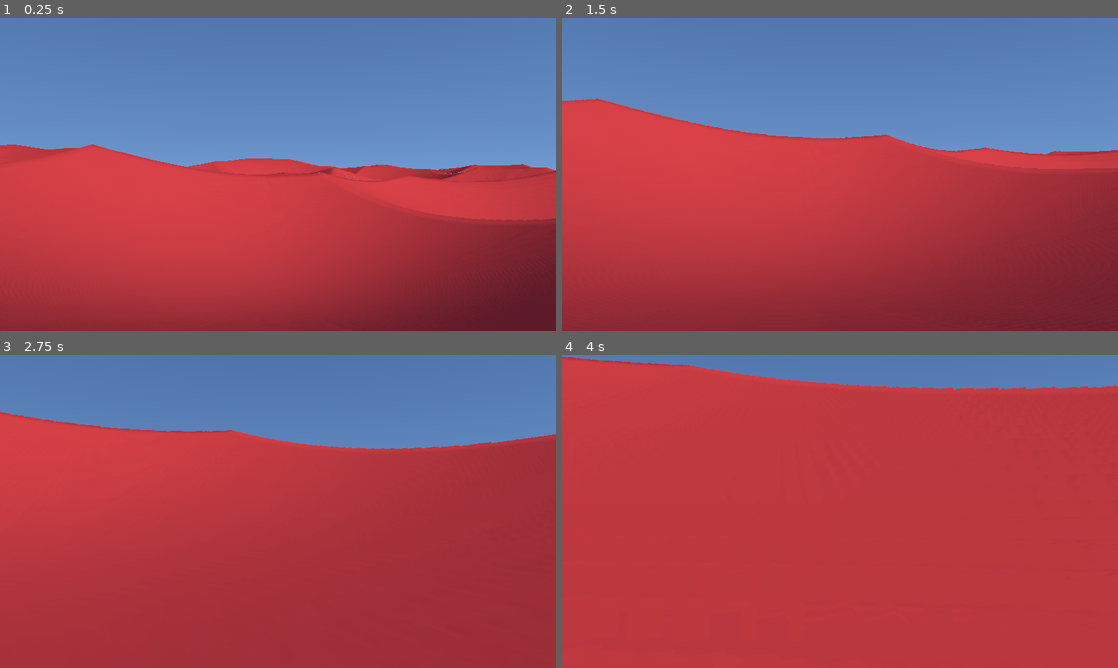
Above: before the commit, frames 1-4 (two rows, left to right).
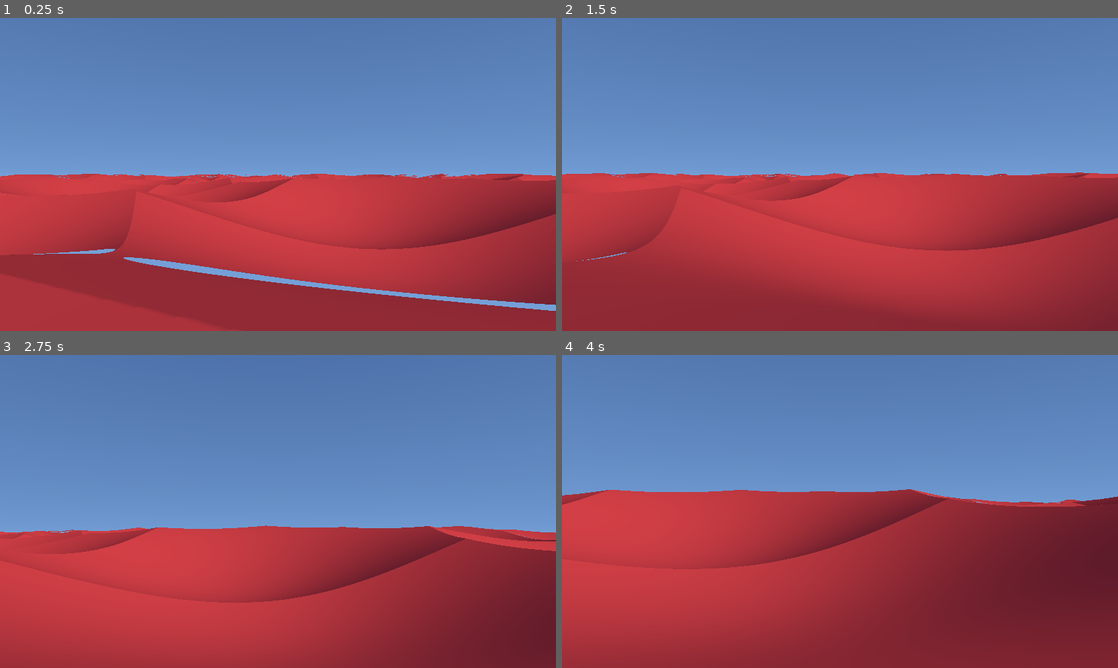
Above: after the commit, the same moments.

Repository: timo-eberl/realtime-graphics-exercises
Game: Godot game, scene res://scene.tscn
Same seed, same stepped clock (60 frames per second), same inputs: the game is played once before the commit and once after it.
Inputs (mouse positions are in pixels of both pictures, inside the frame that each line leads up to):
- Up to frame 1 (0.25 s): no input
- Up to frame 2 (1.5 s): tap Enter at 0.5 s; move the mouse to (867, 174) at 0.52 s; hold W (move_forward) from 0.53 s (still down); tap R at 0.6 s; move the mouse to (812, 174) at 1.27 s; tap M at 1.35 s
- Up to frame 3 (2.75 s): keep holding W (move_forward); move the mouse to (289, 505) at 2.02 s; tap N at 2.1 s
- Up to frame 4 (4 s): keep holding W (move_forward); move the mouse to (834, 517) at 2.77 s; tap L at 2.85 s; move the mouse to (878, 514) at 3.52 s; tap 1 at 3.6 s

The runs differ from the first frame. In frame 1, 29% of the frame differs, in the area x 0-100%, y 40-100%; in frame 2, 24%; in frame 3, 48%; in frame 4, 71%, in the area x 0-100%, y 0-100%.

Commit message:
replace heightmap with procedural worley noise

Diff:
--- a/project-2/src/project.godot
+++ b/project-2/src/project.godot
@@ -21,8 +21,8 @@
 
 [display]
 
-window/size/viewport_width=910
-window/size/viewport_height=512
+window/size/viewport_width=1280
+window/size/viewport_height=720
 window/stretch/mode="canvas_items"
 window/stretch/aspect="expand"
 
--- a/project-2/src/scene.gd
+++ b/project-2/src/scene.gd
@@ -62,7 +62,7 @@
 ## in degrees against the horizon
 @export_range(MIN_ELEVATION, MAX_ELEVATION) var elevation = 0.0
 
-const MIN_CAM_POS_Y := 1.8
+const MIN_CAM_POS_Y := 2.0
 const MAX_CAM_POS_Y := 250.0
 
 ## in meters
@@ -133,8 +133,8 @@
 		camera_position += movement_update.y * forward
 		camera_position += movement_update.x * right
 		camera_position.y += movement_update_y
-		camera_position.y = clamp(camera_position.y, MIN_CAM_POS_Y, MAX_CAM_POS_Y)
-
+
+	camera_position.y = clamp(camera_position.y, MIN_CAM_POS_Y, MAX_CAM_POS_Y)
 	set_shader_parameters();
 
 func set_shader_parameters():
--- a/project-2/src/scene.gdshader
+++ b/project-2/src/scene.gdshader
@@ -1,8 +1,8 @@
 shader_type canvas_item;
 // constants
-const float EPSILON = 0.01; // larger than 0, but so small every smaller value is negative
-const float GRADIENT_DT = 5.0; // big to hide artefacts from texture
-const int MAX_STEPS = 200; // ray march steps
+const float EPSILON = 0.1; // larger than 0, but so small every smaller value is negative
+const float GRADIENT_DT = 0.05; // big to hide artefacts from texture
+const int MAX_STEPS = 150; // ray march steps
 const float MAX_DISTANCE = 1000.0; // from surface; if we are that far, we won't hit anything
 // generic shader parameters ... (set from script)
 uniform vec3 P; uniform vec3 Q; uniform vec3 R; uniform vec3 S; // ... vectors
@@ -20,8 +20,6 @@
 // tone mapper (set from script)
 uniform float l_white : hint_range(0.0, 10.0) = 1.0;
 uniform float exposure : hint_range(-10.0, 10.0) = 0.0;
-// textures
-uniform sampler2D dune_heightmap : filter_linear, repeat_enable;
 // used to generate the ray
 varying vec3 _camera_positon; varying vec3 _look_vector;
 // linearized colors
@@ -34,6 +32,7 @@
 #include "res://inc/tone_mapping.gdshaderinc"
 #include "res://inc/sdf_primitives.gdshaderinc"
 #include "res://inc/matrices.gdshaderinc"
+#include "res://webgl-noise/src/cellular2x2.gdshaderinc"
 
 vec3 sky(vec3 dir) {
 	dir = normalize(dir);
@@ -75,9 +74,9 @@
 }
 
 float height_at(vec3 p) {
-	float s = 1000.0;
-	float height = texture(dune_heightmap, p.xz / s).x;
-	return smoothstep(0, 1, height) * 75.0;
+	float s = 250.0;
+	float height = cellular2x2(p.xz / s).x;
+	return smoothstep(0, 1, height) * 60.0;
 }
 
 float sdf(vec3 p) {
--- a/project-2/src/scene.tscn
+++ b/project-2/src/scene.tscn
@@ -1,19 +1,7 @@
-[gd_scene load_steps=6 format=3 uid="uid://hvoagqtln2c4"]
+[gd_scene load_steps=4 format=3 uid="uid://hvoagqtln2c4"]
 
 [ext_resource type="Script" path="res://scene.gd" id="1_pttkg"]
 [ext_resource type="Shader" path="res://scene.gdshader" id="1_vrx5x"]
-
-[sub_resource type="FastNoiseLite" id="FastNoiseLite_7im28"]
-noise_type = 2
-frequency = 0.001
-fractal_octaves = 1
-
-[sub_resource type="NoiseTexture2D" id="NoiseTexture2D_3iy6r"]
-width = 4096
-height = 4096
-seamless = true
-seamless_blend_skirt = 0.25
-noise = SubResource("FastNoiseLite_7im28")
 
 [sub_resource type="ShaderMaterial" id="ShaderMaterial_vpmjg"]
 shader = ExtResource("1_vrx5x")
@@ -30,8 +18,8 @@
 shader_parameter/color_b = null
 shader_parameter/color_c = null
 shader_parameter/color_d = null
-shader_parameter/aspect_ratio = 1.77734
-shader_parameter/camera_position = Vector3(0, 1.8, 0)
+shader_parameter/aspect_ratio = 1.77778
+shader_parameter/camera_position = Vector3(179.71, 2, -341.89)
 shader_parameter/azimuth = 0.0
 shader_parameter/elevation = 0.0
 shader_parameter/vertical_fov_radians = 0.785398
@@ -42,7 +30,6 @@
 shader_parameter/cos_sun_radius = 0.999799
 shader_parameter/l_white = 2.0
 shader_parameter/exposure = 0.0
-shader_parameter/dune_heightmap = SubResource("NoiseTexture2D_3iy6r")
 
 [node name="Scene" type="Control"]
 layout_mode = 3
@@ -56,7 +43,8 @@
 horizon_color = Color(0.513087, 0.7043, 0.946755, 1)
 sun_direction = Vector3(0.5, 0.3, 0.7)
 sun_radius_degrees = 1.15
-movement_speed = 50.0
+camera_position = Vector3(179.71, 2, -341.89)
+movement_speed = 20.0
 
 [node name="Panel" type="Panel" parent="."]
 material = SubResource("ShaderMaterial_vpmjg")
Not shown, added: project-2/src/webgl-noise/src/cellular2x2.gdshaderinc
Not shown, added: project-2/src/webgl-noise/LICENSE
Not shown, added: project-2/src/webgl-noise/asset_source.md
